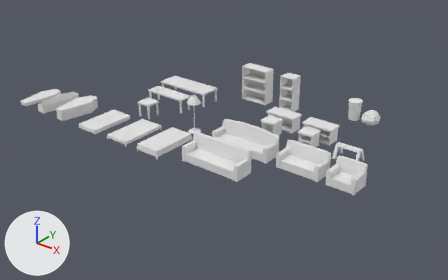
What one commit did to the Blender file resources/data/furniture.blend.
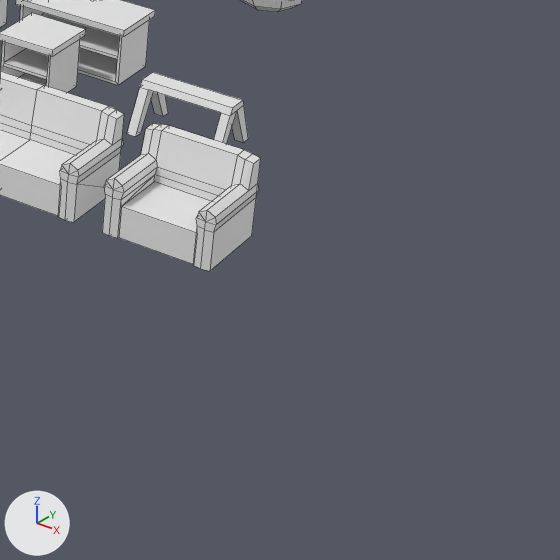
Each version is shown whole from a 50 mm lens placed at (17.6, -21.8, 12.4), pointed at (1.0, -1.1, -0.5), then close up on the part from 67% to 100% of the width and 44% to 97% of the height. Arrows for +X, +Y and +Z are at lower left; the lights stay in place. The close-ups show mesh edges as thin lines.

Objects in the first close-up: 'bedsideTableDoubleDrawer', 'chair01', 'loveseat01', 'nightstandDoubleDrawer', 'sawhorse'.
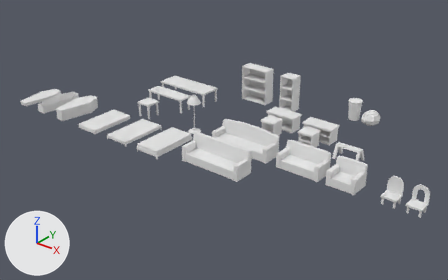
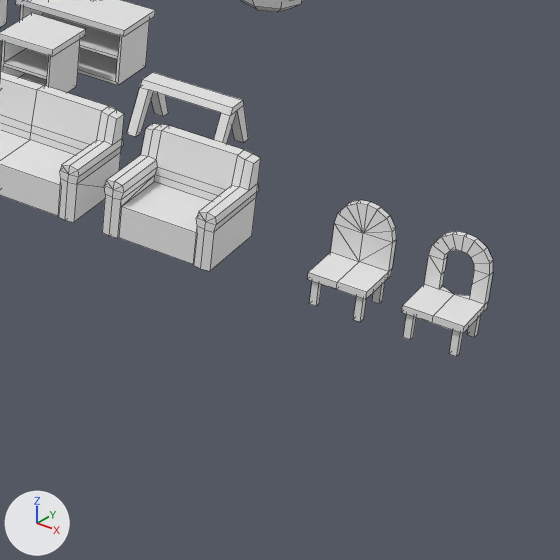
Pixel boxes (x1, y1, x2, y2) of what changed, in the close-ups (560 x 560 px):
'chair02', added
    after: (307, 200, 396, 322)
'chair03', added
    after: (402, 231, 493, 356)

The change, as a diff of the scene's bpy script:
```diff
--- a/resources/data/furniture.blend.py
+++ b/resources/data/furniture.blend.py
@@ me_chair02 @@
+me_chair02.from_pydata(...)  # 70 vertices, 68 faces; spans x -0.312..0.313, y -0.385..0.205, z 0.0..1.031
@@ me_chair03 @@
+me_chair03.from_pydata(...)  # 95 vertices, 85 faces; spans x -0.312..0.313, y -0.385..0.205, z 0.0..1.031
@@ ob_chair02 @@
+ob_chair02 = bpy.data.objects.new('chair02', me_chair02)
+ob_chair02.location = (10.0, -2.14, 0.0)
@@ ob_chair03 @@
+ob_chair03 = bpy.data.objects.new('chair03', me_chair03)
+ob_chair03.location = (11.0, -2.14, 0.0)
```
